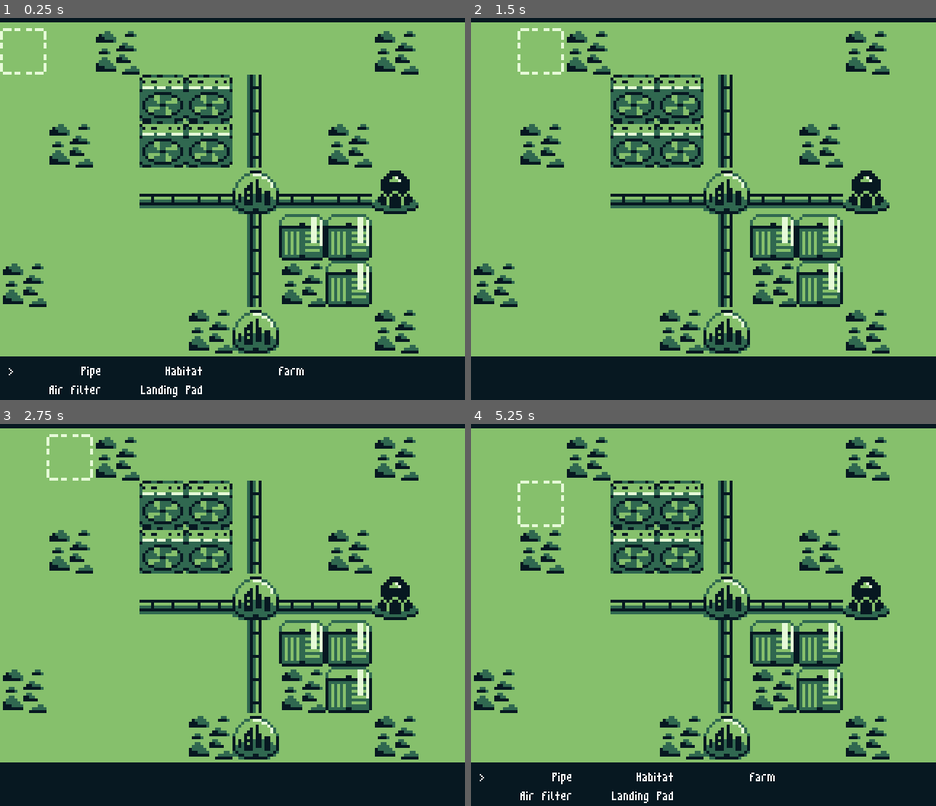
Above: before the commit, frames 1-4 (two rows, left to right).
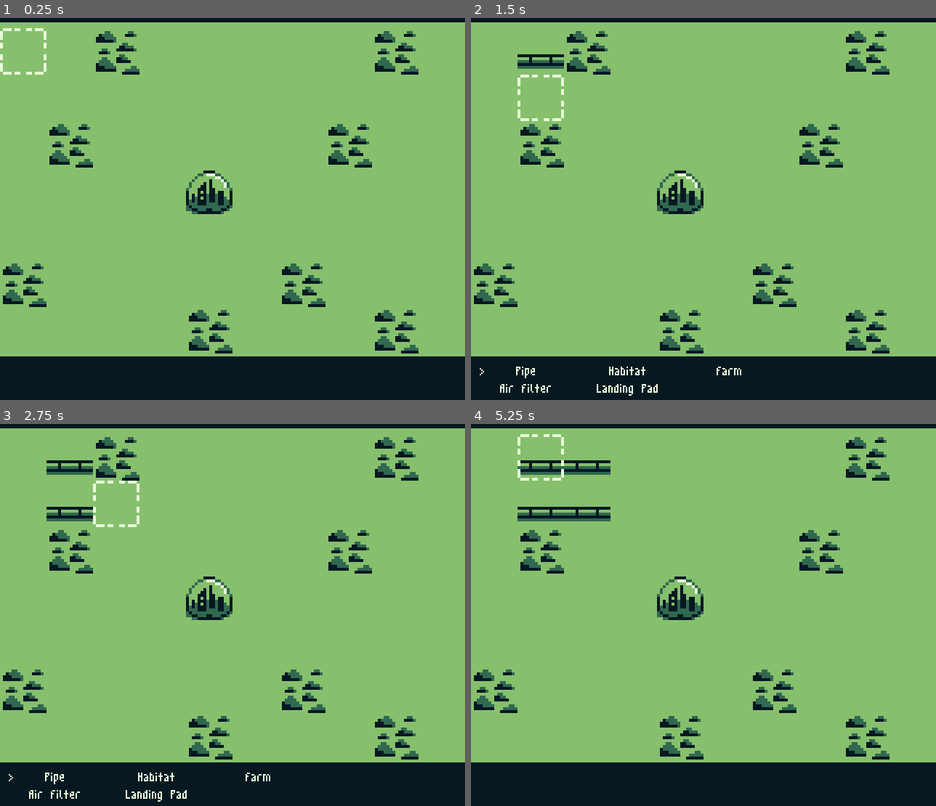
Above: after the commit, the same moments.

Repository: lrozanski/gb-jam-11_space
Game: Godot game, scene res://scenes/main.tscn
The game is run twice, just before and just after one commit, with the same random seed, the same clock (stepped at 60 frames per second) and the same inputs.
Inputs:
- Up to frame 1 (0.25 s): no input
- Up to frame 2 (1.5 s): tap Enter at 0.5 s; hold D (Right) 0.53-1.28 s; tap Z (Confirm) at 0.6, 1.25, 1.35 s; hold S (Down) from 1.28 s (still down)
- Up to frame 3 (2.75 s): tap Z (Confirm) at 2, 2.1 s; release S (Down) at 2.03 s; hold D (Right) from 2.03 s (still down)
- Up to frame 4 (5.25 s): tap Z (Confirm) at 2.75, 2.85, 3.5, 3.6, 4.25, 4.35, 5.1 s; release D (Right) at 2.78 s; hold W (Up) 2.78-3.53 s; hold A (Left) 3.53-5.03 s; hold S (Down) from 5.03 s (still down)

The runs differ from the first frame. In frame 1, 11% of the frame differs, in the area x 1-90%, y 14-100%; in frame 2, 12%; in frame 3, 12%; in frame 4, 13%, in the area x 1-90%, y 2-100%.

Commit message:
Building panel complete; no removal yet

Diff:
--- /dev/null
+++ b/buildings/air_filter.tscn
@@ -0,0 +1,19 @@
+[gd_scene load_steps=3 format=3 uid="uid://dunf7jjiy6pwf"]
+
+[ext_resource type="Texture2D" uid="uid://3kdmawlblux7" path="res://ui/icons/air_filter.tres" id="1_h8lwp"]
+
+[sub_resource type="RectangleShape2D" id="RectangleShape2D_v117l"]
+size = Vector2(64, 64)
+
+[node name="Air Filter" type="StaticBody2D"]
+collision_layer = 2
+collision_mask = 0
+
+[node name="Sprite2D" type="Sprite2D" parent="."]
+scale = Vector2(4, 4)
+texture = ExtResource("1_h8lwp")
+centered = false
+
+[node name="CollisionShape2D" type="CollisionShape2D" parent="."]
+position = Vector2(32, 32)
+shape = SubResource("RectangleShape2D_v117l")
--- /dev/null
+++ b/buildings/farm.tscn
@@ -0,0 +1,19 @@
+[gd_scene load_steps=3 format=3 uid="uid://bqjee7ptrk2vj"]
+
+[ext_resource type="Texture2D" uid="uid://cty2ke0cb73qh" path="res://ui/icons/farm_field.tres" id="1_t5dtr"]
+
+[sub_resource type="RectangleShape2D" id="RectangleShape2D_ulwdm"]
+size = Vector2(64, 64)
+
+[node name="Farm" type="StaticBody2D"]
+collision_layer = 2
+collision_mask = 0
+
+[node name="Sprite2D" type="Sprite2D" parent="."]
+scale = Vector2(4, 4)
+texture = ExtResource("1_t5dtr")
+centered = false
+
+[node name="CollisionShape2D" type="CollisionShape2D" parent="."]
+position = Vector2(32, 32)
+shape = SubResource("RectangleShape2D_ulwdm")
--- /dev/null
+++ b/buildings/habitat.tscn
@@ -0,0 +1,19 @@
+[gd_scene load_steps=3 format=3 uid="uid://uffjtjskvi4o"]
+
+[ext_resource type="Texture2D" uid="uid://dlk4fnp2mrauv" path="res://ui/icons/habitat.tres" id="1_exre7"]
+
+[sub_resource type="RectangleShape2D" id="RectangleShape2D_l6kw2"]
+size = Vector2(64, 64)
+
+[node name="Habitat" type="StaticBody2D"]
+collision_layer = 2
+collision_mask = 0
+
+[node name="Sprite2D" type="Sprite2D" parent="."]
+scale = Vector2(4, 4)
+texture = ExtResource("1_exre7")
+centered = false
+
+[node name="CollisionShape2D" type="CollisionShape2D" parent="."]
+position = Vector2(32, 32)
+shape = SubResource("RectangleShape2D_l6kw2")
--- /dev/null
+++ b/buildings/landing_pad.tscn
@@ -0,0 +1,19 @@
+[gd_scene load_steps=3 format=3 uid="uid://6eitexebxyo"]
+
+[ext_resource type="Texture2D" uid="uid://dnke77a61w6fv" path="res://ui/icons/landing_pad.tres" id="1_etsnj"]
+
+[sub_resource type="RectangleShape2D" id="RectangleShape2D_cds57"]
+size = Vector2(64, 64)
+
+[node name="Landing Pad" type="StaticBody2D"]
+collision_layer = 2
+collision_mask = 0
+
+[node name="Sprite2D" type="Sprite2D" parent="."]
+scale = Vector2(4, 4)
+texture = ExtResource("1_etsnj")
+centered = false
+
+[node name="CollisionShape2D" type="CollisionShape2D" parent="."]
+position = Vector2(32, 32)
+shape = SubResource("RectangleShape2D_cds57")
--- a/buildings/pipe.tscn
+++ b/buildings/pipe.tscn
@@ -1,10 +1,19 @@
-[gd_scene load_steps=2 format=3 uid="uid://cgt6wn31sunjk"]
+[gd_scene load_steps=3 format=3 uid="uid://cgt6wn31sunjk"]
 
 [ext_resource type="Texture2D" uid="uid://bvj5c4gcyaqcq" path="res://ui/icons/pipe.tres" id="1_04t1v"]
 
-[node name="Pipe" type="Node2D"]
+[sub_resource type="RectangleShape2D" id="RectangleShape2D_ywe3g"]
+size = Vector2(64, 64)
+
+[node name="Pipe" type="StaticBody2D"]
+collision_layer = 2
+collision_mask = 0
 
 [node name="Sprite2D" type="Sprite2D" parent="."]
 scale = Vector2(4, 4)
 texture = ExtResource("1_04t1v")
 centered = false
+
+[node name="CollisionShape2D" type="CollisionShape2D" parent="."]
+position = Vector2(32, 32)
+shape = SubResource("RectangleShape2D_ywe3g")
--- a/map/Map.gd
+++ b/map/Map.gd
@@ -6,17 +6,17 @@
 static var TILE_SIZE: int = SPRITE_SIZE * TILE_SCALE
 
 @export var pipe_scene: PackedScene = preload("res://buildings/pipe.tscn")
+@export var habitat_scene: PackedScene = preload("res://buildings/habitat.tscn")
+@export var farm_scene: PackedScene = preload("res://buildings/farm.tscn")
+@export var air_filter_scene: PackedScene = preload("res://buildings/air_filter.tscn")
+@export var landing_pad_scene: PackedScene = preload("res://buildings/landing_pad.tscn")
 
 @onready var cursor: Cursor = $"%Cursor"
-@onready var building_panel: BuildingPanel = $"%BuildingPanel"
+@onready var building_panel: BuildingPanel = $"%StatusBar/%BuildingPanel"
 
 
 func _ready():
 	building_panel.connect("construction_confirmed", build_building)
-
-
-func _process(delta):
-	pass
 
 
 func build_building():
@@ -25,14 +25,22 @@
 
 	match building_name:
 		"Pipe":
-			var pipe = pipe_scene.instantiate() as Node2D
-			pipe.global_position = cursor.global_position
-			get_tree().current_scene.add_child(pipe)
+			var instance = pipe_scene.instantiate() as Node2D
+			instance.global_position = cursor.global_position
+			get_tree().current_scene.add_child(instance)
 		"Habitat":
-			pass
-		"Farm Field":
-			pass
-		"Air Purifier":
-			pass
+			var instance = habitat_scene.instantiate() as Node2D
+			instance.global_position = cursor.global_position
+			get_tree().current_scene.add_child(instance)
+		"Farm":
+			var instance = farm_scene.instantiate() as Node2D
+			instance.global_position = cursor.global_position
+			get_tree().current_scene.add_child(instance)
+		"Air Filter":
+			var instance = air_filter_scene.instantiate() as Node2D
+			instance.global_position = cursor.global_position
+			get_tree().current_scene.add_child(instance)
 		"Landing Pad":
-			pass
+			var instance = landing_pad_scene.instantiate() as Node2D
+			instance.global_position = cursor.global_position
+			get_tree().current_scene.add_child(instance)
--- a/project.godot
+++ b/project.godot
@@ -68,6 +68,10 @@
 ]
 }
 
+[layer_names]
+
+2d_physics/layer_2="Buildings"
+
 [rendering]
 
 textures/canvas_textures/default_texture_filter=0
--- a/scenes/main.tscn
+++ b/scenes/main.tscn
@@ -1,12 +1,13 @@
-[gd_scene load_steps=8 format=3 uid="uid://shqk8wkaq2x"]
+[gd_scene load_steps=9 format=3 uid="uid://shqk8wkaq2x"]
 
 [ext_resource type="PackedScene" uid="uid://cusbrs1gy1xkl" path="res://events/event_bus.tscn" id="1_mr1qb"]
 [ext_resource type="TileSet" uid="uid://ebhjv1afqvxo" path="res://map/tile_set.tres" id="2_18a4n"]
 [ext_resource type="Script" path="res://map/Map.gd" id="3_y7hv7"]
+[ext_resource type="PackedScene" uid="uid://uffjtjskvi4o" path="res://buildings/habitat.tscn" id="4_fwvdh"]
 [ext_resource type="PackedScene" uid="uid://y6yrdj5lulua" path="res://ui/cursor.tscn" id="4_owu4c"]
-[ext_resource type="Theme" uid="uid://lrjbiv84hnp2" path="res://ui/theme.tres" id="5_gu34c"]
-[ext_resource type="Script" path="res://scenes/UI_Manager.gd" id="6_owbgk"]
-[ext_resource type="Script" path="res://ui/BuildingPanel.gd" id="7_dnd8j"]
+[ext_resource type="PackedScene" uid="uid://e1bc40hbyw57" path="res://ui/resource_bar.tscn" id="5_h757n"]
+[ext_resource type="PackedScene" uid="uid://dcgow4nu837wf" path="res://ui/status_bar.tscn" id="6_fdw0g"]
+[ext_resource type="Script" path="res://ui/UI_Manager.gd" id="7_lb7ba"]
 
 [node name="Scene" type="Node2D"]
 
@@ -32,95 +33,22 @@
 layer_1/y_sort_enabled = false
 layer_1/y_sort_origin = 0
 layer_1/z_index = 0
-layer_1/tile_data = PackedInt32Array(262150, 0, 2, 262148, 0, 2, 262147, 0, 2, 262149, 65536, 2, 196613, 65536, 1, 131077, 65536, 1, 327685, 65536, 1, 393221, 65536, 1, 262151, 0, 2, 196612, 0, 1, 196611, 0, 1, 131076, 0, 1, 131075, 0, 1, 262152, 131072, 2, 458757, 65536, 2, 327686, 131072, 1, 327687, 131072, 1, 393223, 131072, 1)
+layer_1/tile_data = PackedInt32Array()
 script = ExtResource("3_y7hv7")
+
+[node name="Buildings" type="Node" parent="."]
+
+[node name="Habitat" parent="Buildings" instance=ExtResource("4_fwvdh")]
+position = Vector2(256, 256)
 
 [node name="Cursor" parent="." instance=ExtResource("4_owu4c")]
 unique_name_in_owner = true
 position = Vector2(0, 64)
 
+[node name="ResourceBar" parent="." instance=ExtResource("5_h757n")]
+
+[node name="StatusBar" parent="." instance=ExtResource("6_fdw0g")]
+unique_name_in_owner = true
+
 [node name="UI_Manager" type="Node" parent="."]
-script = ExtResource("6_owbgk")
-
-[node name="ResourceBar" type="PanelContainer" parent="."]
-custom_minimum_size = Vector2(640, 60)
-anchors_preset = 10
-anchor_right = 1.0
-offset_top = -4.0
-offset_right = 640.0
-offset_bottom = 56.0
-grow_horizontal = 2
-theme = ExtResource("5_gu34c")
-
-[node name="StatusBar" type="PanelContainer" parent="."]
-unique_name_in_owner = true
-clip_contents = true
-custom_minimum_size = Vector2(640, 60)
-anchors_preset = 12
-anchor_top = 1.0
-anchor_right = 1.0
-anchor_bottom = 1.0
-offset_top = 516.0
-offset_right = 640.0
-offset_bottom = 576.0
-grow_horizontal = 2
-grow_vertical = 0
-size_flags_horizontal = 3
-size_flags_vertical = 8
-theme = ExtResource("5_gu34c")
-
-[node name="MarginContainer" type="MarginContainer" parent="StatusBar"]
-layout_mode = 2
-theme_override_constants/margin_left = 12
-theme_override_constants/margin_top = 4
-theme_override_constants/margin_right = 12
-theme_override_constants/margin_bottom = 4
-
-[node name="BuildingPanel" type="GridContainer" parent="StatusBar/MarginContainer"]
-unique_name_in_owner = true
-layout_mode = 2
-theme_override_constants/h_separation = 12
-theme_override_constants/v_separation = 0
-columns = 3
-script = ExtResource("7_dnd8j")
-
-[node name="Pipe" type="Label" parent="StatusBar/MarginContainer/BuildingPanel"]
-custom_minimum_size = Vector2(128, 0)
-layout_mode = 2
-text = "Pipe"
-horizontal_alignment = 2
-vertical_alignment = 1
-
-[node name="Indicator" type="Label" parent="StatusBar/MarginContainer/BuildingPanel/Pipe"]
-layout_mode = 2
-offset_right = 128.0
-offset_bottom = 23.0
-text = ">"
-
-[node name="Habitat" type="Label" parent="StatusBar/MarginContainer/BuildingPanel"]
-custom_minimum_size = Vector2(128, 0)
-layout_mode = 2
-text = "Habitat"
-horizontal_alignment = 2
-vertical_alignment = 1
-
-[node name="Farm" type="Label" parent="StatusBar/MarginContainer/BuildingPanel"]
-custom_minimum_size = Vector2(128, 0)
-layout_mode = 2
-text = "Farm"
-horizontal_alignment = 2
-vertical_alignment = 1
-
-[node name="Air Filter" type="Label" parent="StatusBar/MarginContainer/BuildingPanel"]
-custom_minimum_size = Vector2(128, 0)
-layout_mode = 2
-text = "Air Filter"
-horizontal_alignment = 2
-vertical_alignment = 1
-
-[node name="Landing Pad" type="Label" parent="StatusBar/MarginContainer/BuildingPanel"]
-custom_minimum_size = Vector2(128, 0)
-layout_mode = 2
-text = "Landing Pad"
-horizontal_alignment = 2
-vertical_alignment = 1
+script = ExtResource("7_lb7ba")
--- a/ui/BuildingPanel.gd
+++ b/ui/BuildingPanel.gd
@@ -8,20 +8,20 @@
 signal construction_confirmed
 signal construction_canceled
 
-var building_buttons: Array[Node] = []
+var buildings: Array[Node] = []
 var building_index: int = 0
 var max_index: int = -1
 
-var paused = false
-
 func _ready():
-	building_buttons = get_children()
-	max_index = building_buttons.size()
-	_update_building_name(building_buttons[building_index].name as String)
+	buildings = get_children()
+	max_index = buildings.size()
+	_update_building_name()
 
 
-func _update_building_name(name: String):
-	BUILDING_NAME = name
+func _update_building_name():
+	var building = buildings[building_index]
+	BUILDING_NAME = building.name as String
+	indicator.reparent(building, false)
 
 
 func _process(_delta):
@@ -34,10 +34,14 @@
 		building_index -= 1
 	elif Input.is_action_just_pressed("Right"):
 		building_index += 1
+	elif Input.is_action_just_pressed("Up"):
+		building_index -= columns
+	elif Input.is_action_just_pressed("Down"):
+		building_index += columns
 
 	if building_index != current_building_index:
 		building_index = wrapi(building_index, 0, max_index)
-		_update_building_name(building_buttons[building_index].name as String)
+		_update_building_name()
 
 	if Input.is_action_just_pressed("Confirm"):
 		construction_confirmed.emit()
--- a/ui/Cursor.gd
+++ b/ui/Cursor.gd
@@ -37,10 +37,16 @@
 
 	# Building
 	if Input.is_action_just_pressed("Confirm"):
-		var tile = map.local_to_map(map.to_local(global_position))
-		var is_building = map.get_cell_tile_data(1, tile) != null
+		var tile_center = global_position + Vector2(Map.TILE_SIZE / 2.0, Map.TILE_SIZE / 2.0)
 
-		if is_building:
+		var params = PhysicsPointQueryParameters2D.new()
+		params.collision_mask = 0x2
+		params.position = tile_center
+
+		var intersection = get_world_2d().direct_space_state.intersect_point(params)
+		var collider = intersection[0].get("collider") if intersection.size() > 0 else null
+
+		if collider != null:
 			demolish_building.emit()
 			print("demolish_building")
 		else:
--- a/scenes/UI_Manager.gd
+++ b/ui/UI_Manager.gd
@@ -5,7 +5,7 @@
 static var BUILDING_PANEL_OPEN = false
 
 @onready var cursor: Cursor = $"%Cursor"
-@onready var building_panel: BuildingPanel = $"%BuildingPanel"
+@onready var building_panel: BuildingPanel = $"%StatusBar/%BuildingPanel"
 
 
 func _on_building_panel_open():
--- a/ui/building_panel.tscn
+++ b/ui/building_panel.tscn
@@ -1,114 +1,59 @@
-[gd_scene load_steps=8 format=3 uid="uid://c8033wiuyjm2d"]
+[gd_scene load_steps=2 format=3 uid="uid://c8033wiuyjm2d"]
 
-[ext_resource type="Theme" uid="uid://lrjbiv84hnp2" path="res://ui/theme.tres" id="1_lce7f"]
 [ext_resource type="Script" path="res://ui/BuildingPanel.gd" id="2_5uesh"]
-[ext_resource type="Texture2D" uid="uid://bvj5c4gcyaqcq" path="res://ui/icons/pipe.tres" id="3_fpatu"]
-[ext_resource type="Texture2D" uid="uid://dlk4fnp2mrauv" path="res://ui/icons/habitat.tres" id="4_mcu0h"]
-[ext_resource type="Texture2D" uid="uid://cty2ke0cb73qh" path="res://ui/icons/farm_field.tres" id="5_udqcv"]
-[ext_resource type="Texture2D" uid="uid://3kdmawlblux7" path="res://ui/icons/air_purifier.tres" id="6_nfk0r"]
-[ext_resource type="Texture2D" uid="uid://dnke77a61w6fv" path="res://ui/icons/landing_pad.tres" id="7_mrfmw"]
 
-[node name="BuildingPanel" type="PanelContainer"]
-offset_right = 336.0
-offset_bottom = 91.0
-size_flags_horizontal = 0
-size_flags_vertical = 0
-theme = ExtResource("1_lce7f")
+[node name="BuildingPanel" type="GridContainer"]
+visible = false
+theme_override_constants/h_separation = 12
+theme_override_constants/v_separation = -2
+columns = 3
 script = ExtResource("2_5uesh")
 
-[node name="MarginContainer" type="MarginContainer" parent="."]
+[node name="Pipe" type="Label" parent="."]
+custom_minimum_size = Vector2(128, 0)
 layout_mode = 2
-theme_override_constants/margin_left = 12
-theme_override_constants/margin_top = 12
-theme_override_constants/margin_right = 12
+theme_override_colors/font_color = Color(0.901961, 0.980392, 0.847059, 1)
+text = "Pipe"
+horizontal_alignment = 1
+vertical_alignment = 1
 
-[node name="Rows" type="VBoxContainer" parent="MarginContainer"]
+[node name="Indicator" type="Label" parent="Pipe"]
 layout_mode = 2
-theme_override_constants/separation = 4
+offset_right = 128.0
+offset_bottom = 26.0
+grow_horizontal = 2
+grow_vertical = 2
+theme_override_colors/font_color = Color(0.901961, 0.980392, 0.847059, 1)
+text = ">"
 
-[node name="Buildings" type="HBoxContainer" parent="MarginContainer/Rows"]
+[node name="Habitat" type="Label" parent="."]
+custom_minimum_size = Vector2(128, 0)
 layout_mode = 2
-theme_override_constants/separation = 20
-
-[node name="Pipe" type="Button" parent="MarginContainer/Rows/Buildings"]
-custom_minimum_size = Vector2(64, 64)
-layout_mode = 2
-focus_mode = 0
-mouse_filter = 2
-button_mask = 0
-
-[node name="Icon" type="TextureRect" parent="MarginContainer/Rows/Buildings/Pipe"]
-custom_minimum_size = Vector2(64, 64)
-layout_mode = 2
-offset_right = 64.0
-offset_bottom = 64.0
-theme = ExtResource("1_lce7f")
-texture = ExtResource("3_fpatu")
-
-[node name="Habitat" type="Button" parent="MarginContainer/Rows/Buildings"]
-custom_minimum_size = Vector2(64, 64)
-layout_mode = 2
-focus_mode = 0
-mouse_filter = 2
-button_mask = 0
-
-[node name="Icon" type="TextureRect" parent="MarginContainer/Rows/Buildings/Habitat"]
-custom_minimum_size = Vector2(64, 64)
-layout_mode = 2
-offset_right = 64.0
-offset_bottom = 64.0
-theme = ExtResource("1_lce7f")
-texture = ExtResource("4_mcu0h")
-
-[node name="Farm Field" type="Button" parent="MarginContainer/Rows/Buildings"]
-custom_minimum_size = Vector2(64, 64)
-layout_mode = 2
-focus_mode = 0
-mouse_filter = 2
-button_mask = 0
-
-[node name="Icon" type="TextureRect" parent="MarginContainer/Rows/Buildings/Farm Field"]
-custom_minimum_size = Vector2(64, 64)
-layout_mode = 2
-offset_right = 64.0
-offset_bottom = 64.0
-theme = ExtResource("1_lce7f")
-texture = ExtResource("5_udqcv")
-
-[node name="Air Purifier" type="Button" parent="MarginContainer/Rows/Buildings"]
-custom_minimum_size = Vector2(64, 64)
-layout_mode = 2
-focus_mode = 0
-mouse_filter = 2
-button_mask = 0
-
-[node name="Icon" type="TextureRect" parent="MarginContainer/Rows/Buildings/Air Purifier"]
-custom_minimum_size = Vector2(64, 64)
-layout_mode = 2
-offset_right = 64.0
-offset_bottom = 64.0
-theme = ExtResource("1_lce7f")
-texture = ExtResource("6_nfk0r")
-
-[node name="Landing Pad" type="Button" parent="MarginContainer/Rows/Buildings"]
-custom_minimum_size = Vector2(64, 64)
-layout_mode = 2
-focus_mode = 0
-mouse_filter = 2
-button_mask = 0
-
-[node name="Icon" type="TextureRect" parent="MarginContainer/Rows/Buildings/Landing Pad"]
-custom_minimum_size = Vector2(64, 64)
-layout_mode = 2
-offset_right = 64.0
-offset_bottom = 64.0
-theme = ExtResource("1_lce7f")
-texture = ExtResource("7_mrfmw")
-
-[node name="BuildingLabel" type="Label" parent="MarginContainer/Rows"]
-custom_minimum_size = Vector2(0, 32)
-layout_mode = 2
-theme = ExtResource("1_lce7f")
+theme_override_colors/font_color = Color(0.901961, 0.980392, 0.847059, 1)
 text = "Habitat"
 horizontal_alignment = 1
 vertical_alignment = 1
+
+[node name="Farm" type="Label" parent="."]
+custom_minimum_size = Vector2(128, 0)
+layout_mode = 2
+theme_override_colors/font_color = Color(0.901961, 0.980392, 0.847059, 1)
+text = "Farm"
+horizontal_alignment = 1
+vertical_alignment = 1
+
+[node name="Air Filter" type="Label" parent="."]
+custom_minimum_size = Vector2(128, 0)
+layout_mode = 2
+theme_override_colors/font_color = Color(0.901961, 0.980392, 0.847059, 1)
+text = "Air Filter"
+horizontal_alignment = 1
+vertical_alignment = 1
+
+[node name="Landing Pad" type="Label" parent="."]
+custom_minimum_size = Vector2(128, 0)
+layout_mode = 2
+theme_override_colors/font_color = Color(0.901961, 0.980392, 0.847059, 1)
+text = "Landing Pad"
+horizontal_alignment = 1
+vertical_alignment = 1
--- /dev/null
+++ b/ui/resource_bar.tscn
@@ -0,0 +1,13 @@
+[gd_scene load_steps=2 format=3 uid="uid://e1bc40hbyw57"]
+
+[ext_resource type="Theme" uid="uid://lrjbiv84hnp2" path="res://ui/theme.tres" id="1_v4usn"]
+
+[node name="ResourceBar" type="PanelContainer"]
+custom_minimum_size = Vector2(640, 60)
+anchors_preset = 10
+anchor_right = 1.0
+offset_top = -4.0
+offset_right = 640.0
+offset_bottom = 56.0
+grow_horizontal = 2
+theme = ExtResource("1_v4usn")
--- /dev/null
+++ b/ui/status_bar.tscn
@@ -0,0 +1,31 @@
+[gd_scene load_steps=3 format=3 uid="uid://dcgow4nu837wf"]
+
+[ext_resource type="Theme" uid="uid://lrjbiv84hnp2" path="res://ui/theme.tres" id="1_kt5ma"]
+[ext_resource type="PackedScene" uid="uid://c8033wiuyjm2d" path="res://ui/building_panel.tscn" id="2_2f8ut"]
+
+[node name="StatusBar" type="PanelContainer"]
+clip_contents = true
+custom_minimum_size = Vector2(640, 60)
+anchors_preset = 12
+anchor_top = 1.0
+anchor_right = 1.0
+anchor_bottom = 1.0
+offset_top = 516.0
+offset_right = 640.0
+offset_bottom = 576.0
+grow_horizontal = 2
+grow_vertical = 0
+size_flags_horizontal = 3
+size_flags_vertical = 8
+theme = ExtResource("1_kt5ma")
+
+[node name="MarginContainer" type="MarginContainer" parent="."]
+layout_mode = 2
+theme_override_constants/margin_left = 12
+theme_override_constants/margin_top = 4
+theme_override_constants/margin_right = 12
+theme_override_constants/margin_bottom = 4
+
+[node name="BuildingPanel" parent="MarginContainer" instance=ExtResource("2_2f8ut")]
+unique_name_in_owner = true
+layout_mode = 2
Renamed: ui/icons/air_purifier.tres -> ui/icons/air_filter.tres
